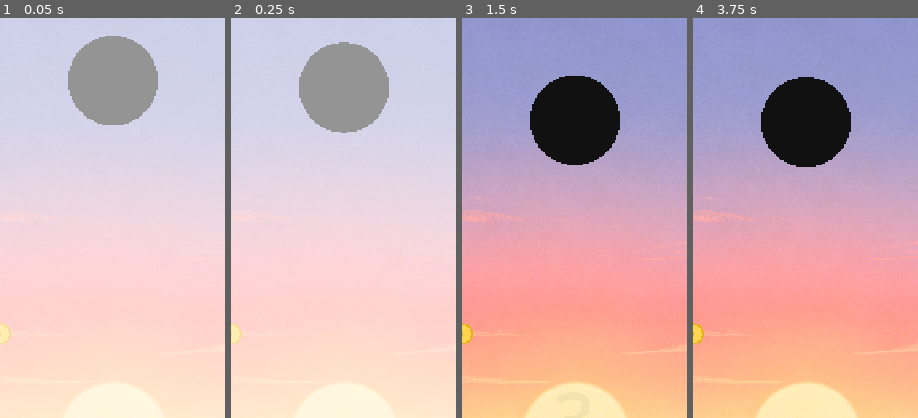
Above: before the commit, frames 1-4 (left to right).
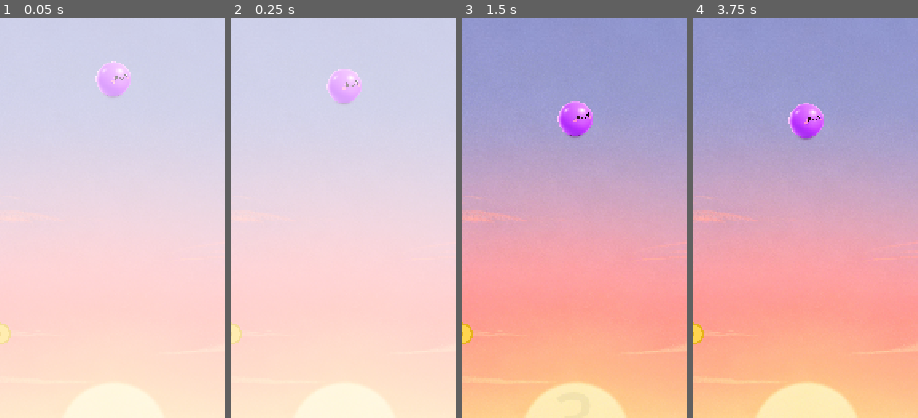
Above: after the commit, the same moments.

Repository: day-dreamer-11/bounce-line-
Game: Godot game, scene res://scenes/TrailDemo.tscn
Two runs of this game, one before a commit and one after it. Both use one fixed random seed, a clock stepped at 60 frames per second and the inputs below.
Inputs (mouse positions are % of the whole screen's width and height, from its top left):
- Up to frame 1 (0.05 s): no input
- Up to frame 2 (0.25 s): no input
- Up to frame 3 (1.5 s): click "开始游戏" at 0.5 s; tap Enter at 1.25 s; move the mouse to (72, 45) at 1.27 s; click (72, 45) at 1.42 s
- Up to frame 4 (3.75 s): tap Space at 2, 3.5 s; drag from (30, 55) to (77, 70) at 2.02 s; tap Enter at 2.75 s; move the mouse to (60, 28) at 2.77 s; click (60, 28) at 2.92 s; drag from (45, 70) to (16, 43) at 3.52 s
The pictures show only the part of the screen within x 25-75%, y 0-50%; the shares and areas given below are measured in that part.

The runs differ from the first frame. In frame 1, 7.0% of the frame differs, in the area x 30-71%, y 4-27%; in frame 2, 7.1%, in the area x 30-71%, y 6-29%; in frame 3, 7.0%; in frame 4, 7.0%.

Commit message:
feat: Use ball texture from 素材/小球.png
Co-Authored-By: Claude Opus 4.7 <noreply@anthropic.com>

Diff:
--- a/scripts/ball.gd
+++ b/scripts/ball.gd
@@ -1,8 +1,7 @@
 extends RigidBody2D
-## Black ball — falls under gravity, bounces off lines, collects coins.
+## Player ball — uses texture from assets/ball.png
 
 const RADIUS := 72.0
-const COLOR := Color(0.0667, 0.0667, 0.0667)
 
 signal fell_off_screen
 
@@ -17,7 +16,17 @@
 	continuous_cd = RigidBody2D.CCD_MODE_CAST_RAY
 
 	body_entered.connect(_on_body_entered)
-	queue_redraw()
+	_create_sprite()
+
+
+func _create_sprite() -> void:
+	var tex := load("res://assets/ball.png")
+	if not tex:
+		return
+	var sprite := Sprite2D.new()
+	sprite.texture = tex
+	sprite.scale = Vector2(RADIUS * 2 / tex.get_width(), RADIUS * 2 / tex.get_height())
+	add_child(sprite)
 
 
 func _on_body_entered(body: Node) -> void:
@@ -39,7 +48,3 @@
 	if global_position.y > 1350.0:
 		fell_off_screen.emit()
 		set_process(false)
-
-
-func _draw() -> void:
-	draw_circle(Vector2.ZERO, RADIUS, COLOR)
Binary file added: assets/ball.png
